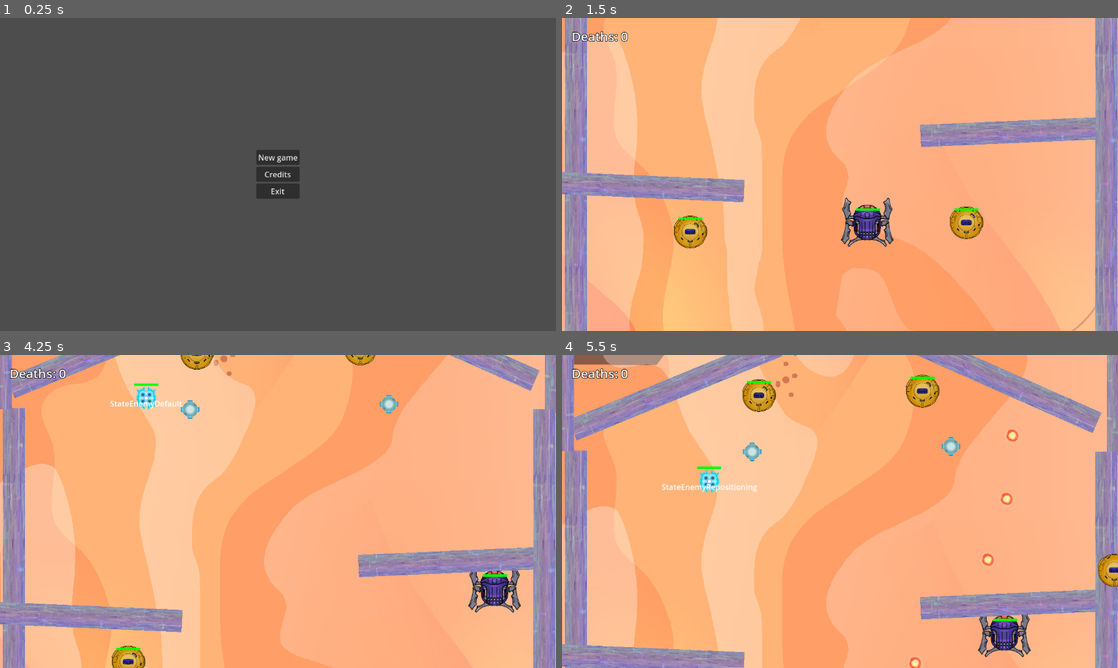
Above: before the commit, frames 1-4 (two rows, left to right).
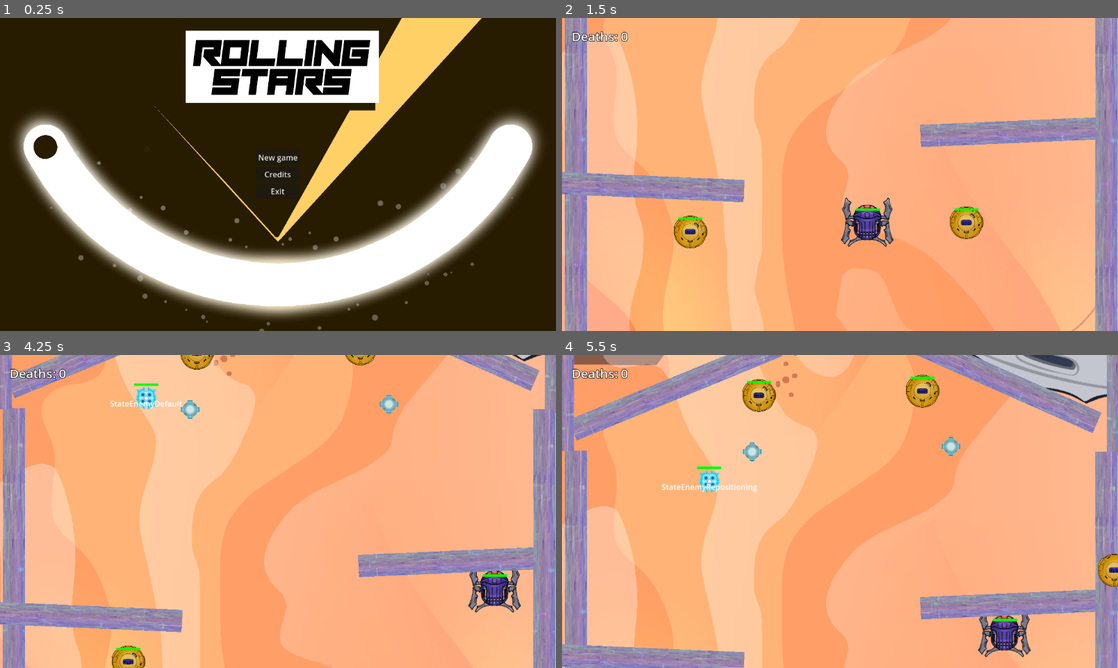
Above: after the commit, the same moments.

Repository: Jagholin/bullethell_jam_entry
Game: Godot game, scene res://scenes/main.tscn
The game is run twice, just before and just after one commit, with the same random seed, the same clock (stepped at 60 frames per second) and the same inputs.
Inputs:
- Up to frame 1 (0.25 s): no input
- Up to frame 2 (1.5 s): click "New game" at 0.5 s; hold Right (right) from 1.28 s (still down); hold Space (fire) from 1.28 s (still down)
- Up to frame 3 (4.25 s): release Right (right) at 2.03 s; release Space (fire) at 2.03 s; hold S (down) 2.03-2.78 s; tap Space (fire) at 2.1, 3.6 s; hold Right (right) 2.78-3.53 s; hold Space (fire) 2.78-3.53 s; hold W (up) from 3.53 s (still down)
- Up to frame 4 (5.5 s): release W (up) at 4.28 s; hold Space (fire) 4.28-5.03 s; hold A (left) from 4.28 s (still down); tap Space (fire) at 5.1 s

The runs differ from the first frame. In frame 1, 99% of the frame differs, in the area x 0-100%, y 0-100%; in frame 2, nothing differs; in frame 3, less than 0.1%; in frame 4, 2.4%.

Commit message:
minor tweaks

Diff:
--- a/resources/bullet_patterns/enemy_pattern.tres
+++ b/resources/bullet_patterns/enemy_pattern.tres
@@ -4,7 +4,7 @@
 
 [resource]
 script = ExtResource("1_45vly")
-interval = 0.8
+interval = 1.6
 projectile_volleys = 6
 angle_between_volleys = 12.0
 angle_offset = 0.0
--- a/scenes/entities/drop_off.tscn
+++ b/scenes/entities/drop_off.tscn
@@ -1,12 +1,16 @@
-[gd_scene load_steps=3 format=3 uid="uid://biipykfptenav"]
+[gd_scene load_steps=4 format=3 uid="uid://biipykfptenav"]
 
 [ext_resource type="Texture2D" uid="uid://bhstcq6a5l1qc" path="res://assets/dropoffpng.png" id="1_s6uup"]
+[ext_resource type="Script" path="res://scripts/scenes/entities/drop_off.gd" id="1_ul2nl"]
 
 [sub_resource type="CircleShape2D" id="CircleShape2D_2hxyw"]
 radius = 410.026
 
 [node name="DropOff" type="Area2D"]
 position = Vector2(1095, -899)
+collision_layer = 33
+collision_mask = 37
+script = ExtResource("1_ul2nl")
 
 [node name="Dropoffpng" type="Sprite2D" parent="."]
 position = Vector2(-400, 4)
@@ -14,3 +18,5 @@
 
 [node name="CollisionShape2D" type="CollisionShape2D" parent="."]
 shape = SubResource("CircleShape2D_2hxyw")
+
+[connection signal="body_entered" from="." to="." method="_on_body_entered"]
--- a/scenes/entities/entity.tscn
+++ b/scenes/entities/entity.tscn
@@ -35,6 +35,7 @@
 
 [node name="MagnetArea" type="Area2D" parent="."]
 collision_layer = 0
+collision_mask = 33
 input_pickable = false
 monitorable = false
 
--- a/scenes/entities/miniboss.tscn
+++ b/scenes/entities/miniboss.tscn
@@ -114,8 +114,8 @@
 active = false
 
 [node name="Damageable" parent="." instance=ExtResource("9_lqmsv")]
-health = 1000
-max_health = 1000
+health = 100
+max_health = 200
 immune = true
 
 [node name="PathPositionProviderComponent" type="Node2D" parent="."]
--- a/scenes/entities/miniboss3.tscn
+++ b/scenes/entities/miniboss3.tscn
@@ -61,9 +61,9 @@
 
 [sub_resource type="Resource" id="Resource_tuw0d"]
 script = ExtResource("7_psqjl")
-interval = 0.02
+interval = 0.2
 projectile_volleys = 3
-angle_between_volleys = 45.0
+angle_between_volleys = 15.0
 angle_offset = 0.0
 projectile_volley_offset = Vector2(0, 0)
 volley_rotation_speed = 0.0
@@ -130,12 +130,12 @@
 
 [sub_resource type="Resource" id="Resource_3m3ub"]
 script = ExtResource("7_psqjl")
-interval = 0.02
-projectile_volleys = 3
+interval = 0.1
+projectile_volleys = 2
 angle_between_volleys = 180.0
 angle_offset = 0.0
 projectile_volley_offset = Vector2(0, 0)
-volley_rotation_speed = 180.0
+volley_rotation_speed = -180.0
 initial_velocity = 5.0
 initial_direction = Vector2(0, 1)
 shoot_at_player_tendency = 0.0
@@ -174,8 +174,8 @@
 active = false
 
 [node name="Damageable" parent="." instance=ExtResource("11_5bthj")]
-health = 1000
-max_health = 1000
+health = 100
+max_health = 100
 immune = true
 
 [node name="Explosive" parent="." instance=ExtResource("12_cxchx")]
@@ -219,8 +219,8 @@
 
 [node name="Damageable" parent="Left" instance=ExtResource("11_5bthj")]
 position = Vector2(-131, -43)
-health = 1000
-max_health = 1000
+health = 50
+max_health = 50
 immune = true
 
 [node name="Explosive" parent="Left" instance=ExtResource("12_cxchx")]
@@ -254,8 +254,8 @@
 
 [node name="Damageable" parent="Right" instance=ExtResource("11_5bthj")]
 position = Vector2(128, -40)
-health = 1000
-max_health = 1000
+health = 50
+max_health = 50
 immune = true
 
 [node name="Explosive" parent="Right" instance=ExtResource("12_cxchx")]
--- a/scenes/entities/player.tscn
+++ b/scenes/entities/player.tscn
@@ -11,6 +11,8 @@
 [ext_resource type="Script" path="res://scripts/resources/projectile_spawner_config_resource.gd" id="7_x1gtd"]
 [ext_resource type="Script" path="res://scripts/scenes/entities/graze.gd" id="8_mkhwp"]
 [ext_resource type="Script" path="res://scripts/scenes/components/graze.gd" id="9_8n26u"]
+[ext_resource type="PackedScene" uid="uid://bxokwtkwvxa7e" path="res://scenes/entity_components/explosive.tscn" id="10_pm55l"]
+[ext_resource type="PackedScene" uid="uid://btpugkdb074eb" path="res://scenes/entities/explosion_entity.tscn" id="11_gp3hh"]
 
 [sub_resource type="CapsuleShape2D" id="CapsuleShape2D_35rgc"]
 radius = 28.0
@@ -49,6 +51,9 @@
 [node name="Collector" type="Node2D" parent="."]
 script = ExtResource("7_beqe7")
 
+[node name="Explosive" parent="." instance=ExtResource("10_pm55l")]
+explosion = ExtResource("11_gp3hh")
+
 [node name="Graze" type="Area2D" parent="."]
 script = ExtResource("8_mkhwp")
 
--- a/scenes/first_level.tscn
+++ b/scenes/first_level.tscn
@@ -6,16 +6,13 @@
 [ext_resource type="Texture2D" uid="uid://bgte4481dpqxa" path="res://assets/bgscroll_cloud_overlay.png" id="4_6hkny"]
 [ext_resource type="PackedScene" uid="uid://bif23f7t4jd2r" path="res://scenes/entities/obstacle.tscn" id="4_fd3ku"]
 [ext_resource type="PackedScene" uid="uid://dlxr1gqtibtkl" path="res://scenes/entities/enemy.tscn" id="5_fmqpc"]
-[ext_resource type="Texture2D" uid="uid://bhstcq6a5l1qc" path="res://assets/dropoffpng.png" id="5_i5738"]
 [ext_resource type="PackedScene" uid="uid://cmu8rrxt1o31b" path="res://scenes/entities/entity.tscn" id="6_3cpqc"]
 [ext_resource type="PackedScene" uid="uid://ull2sauw6bxf" path="res://scenes/entities/miniboss.tscn" id="7_dfl0w"]
 [ext_resource type="PackedScene" uid="uid://diirwpa37n2u7" path="res://scenes/entities/power_up.tscn" id="8_sggkn"]
 [ext_resource type="Script" path="res://scripts/resources/item_settings_resource.gd" id="9_dd6pp"]
 [ext_resource type="PackedScene" uid="uid://do7ihjf0x2she" path="res://scenes/entities/miniboss3.tscn" id="12_maspx"]
 [ext_resource type="PackedScene" uid="uid://2r8g7fkk3vo8" path="res://scenes/entities/miniboss2.tscn" id="12_yavi5"]
-
-[sub_resource type="CircleShape2D" id="CircleShape2D_2hxyw"]
-radius = 410.026
+[ext_resource type="PackedScene" uid="uid://biipykfptenav" path="res://scenes/entities/drop_off.tscn" id="13_i5l0j"]
 
 [sub_resource type="Resource" id="Resource_a2yh3"]
 script = ExtResource("9_dd6pp")
@@ -71,16 +68,8 @@
 texture = ExtResource("4_6hkny")
 centered = false
 
-[node name="DropOff" type="Area2D" parent="."]
-position = Vector2(1095, -899)
-collision_layer = 33
-
-[node name="Dropoffpng" type="Sprite2D" parent="DropOff"]
-position = Vector2(-400, 4)
-texture = ExtResource("5_i5738")
-
-[node name="CollisionShape2D" type="CollisionShape2D" parent="DropOff"]
-shape = SubResource("CircleShape2D_2hxyw")
+[node name="DropOff" parent="." instance=ExtResource("13_i5l0j")]
+position = Vector2(1095, -653)
 
 [node name="Player" parent="." node_paths=PackedStringArray("projectile_parent") instance=ExtResource("2_aeknb")]
 position = Vector2(500, 500)
@@ -133,6 +122,14 @@
 position = Vector2(4, -2440)
 scale = Vector2(1, 20)
 
+[node name="Obstacle13" parent="." instance=ExtResource("4_fd3ku")]
+position = Vector2(1143, -3338)
+scale = Vector2(1, 20)
+
+[node name="Obstacle14" parent="." instance=ExtResource("4_fd3ku")]
+position = Vector2(4, -3358)
+scale = Vector2(1, 20)
+
 [node name="Obstacle4" parent="." instance=ExtResource("4_fd3ku")]
 position = Vector2(1152, -599)
 scale = Vector2(1, 20)
--- a/scenes/main.tscn
+++ b/scenes/main.tscn
@@ -1,8 +1,9 @@
-[gd_scene load_steps=4 format=3 uid="uid://ddkyw7yf08s7b"]
+[gd_scene load_steps=5 format=3 uid="uid://ddkyw7yf08s7b"]
 
 [ext_resource type="Script" path="res://scripts/scenes/main.gd" id="1_wi2rb"]
 [ext_resource type="PackedScene" uid="uid://caslk1qmsij8" path="res://scenes/first_level.tscn" id="2_ppk7r"]
 [ext_resource type="LabelSettings" uid="uid://bh8hnu4drxufn" path="res://resources/label_settings/fps_label.tres" id="3_nkufm"]
+[ext_resource type="Texture2D" uid="uid://dv1doj3vcevjo" path="res://assets/menu.png" id="4_am37m"]
 
 [node name="Node2D" type="Node2D"]
 script = ExtResource("1_wi2rb")
@@ -10,6 +11,11 @@
 
 [node name="MainMenuLayer" type="CanvasLayer" parent="."]
 visible = false
+
+[node name="MenuBG" type="Sprite2D" parent="MainMenuLayer"]
+scale = Vector2(0.6, 0.6)
+texture = ExtResource("4_am37m")
+centered = false
 
 [node name="CenterContainer" type="CenterContainer" parent="MainMenuLayer"]
 anchors_preset = 15
@@ -37,6 +43,13 @@
 process_mode = 3
 layer = 5
 visible = false
+
+[node name="MenuBG" type="Sprite2D" parent="PauseMenuLayer"]
+visible = false
+modulate = Color(1, 1, 1, 0.501961)
+scale = Vector2(0.6, 0.6)
+texture = ExtResource("4_am37m")
+centered = false
 
 [node name="CenterContainer" type="CenterContainer" parent="PauseMenuLayer"]
 anchors_preset = 15
--- a/scripts/components/blocker_component.gd
+++ b/scripts/components/blocker_component.gd
@@ -7,9 +7,3 @@
 
 func get_component_name() -> StringName:
 	return COMPONENT_NAME
-
-func explode():
-	if explosion!=null:
-		var new_explosion := explosion.instantiate()
-		new_explosion.global_position = target.global_position
-		target.get_parent().add_child(new_explosion)
--- /dev/null
+++ b/scripts/scenes/entities/drop_off.gd
@@ -0,0 +1,9 @@
+extends Area2D
+class_name DropOffArea
+
+
+func _on_body_entered(body):
+	if body is Entity:
+		print("npc collided with dropoff", body)
+		body.attached_to_player = false
+		body.apply_impulse(Vector2.RIGHT * 100)
--- a/scripts/scenes/entities/player.gd
+++ b/scripts/scenes/entities/player.gd
@@ -96,6 +96,9 @@
 	attached_npcs.push_back(npc)
 
 func destroy():
+	if ExplosiveComponent.COMPONENT_NAME in components:
+		components[ExplosiveComponent.COMPONENT_NAME].explode()
+
 	Global.increment_death_counter()
 	user_controlled = false
 	spawner.active = false
@@ -105,15 +108,23 @@
 	collision_layer = 0
 	hide()
 	# "respawn" in the middle of the screen
+	var respawn_time: float = 0.8
 
 	damage_component.health = damage_component.max_health
 	damage_component.immune = true
 	velocity = Vector2.ZERO
 	var camera := current_level.camera
 	global_position = camera.get_screen_center_position()
-	await get_tree().create_timer(0.8).timeout
+	global_position.y += get_viewport_rect().size.y / 2
+	show()
+	modulate = Color(0,0,0,0)
+	var tween = create_tween()
+	tween.tween_property(self, "global_position", camera.get_screen_center_position(), respawn_time)
+	tween.tween_property(self, "modulate", Color(1,1,1,1), respawn_time)
+	tween.play()
+	await get_tree().create_timer(respawn_time).timeout
 
-	show()
+
 	user_controlled = true
 	collision_mask = collisionMask
 	collision_layer = collisionLayers
--- a/scripts/states/state_boss_randomize.gd
+++ b/scripts/states/state_boss_randomize.gd
@@ -6,10 +6,11 @@
 	super.process_frame(delta)
 
 	var sample = randf()
-	if sample < 0.33:
-		#return "StateBossMirror"
+	if sample < 0.3:
+		return "StateBossMirror"
+	elif sample < 0.6:
 		return "StateFiring"
-	elif sample < 0.66:
+	elif sample < 0.9:
 		return "StateBossHoming"
 	else:
 		return "StateBossHealing"
Binary file added: assets/menu.png
Not shown, added: assets/menu.png.import
Binary file added: assets/menu_ui.png
Not shown, added: assets/menu_ui.png.import
Not shown: 1 places in scenes/entities/player.tscn that only renumber resources
Not shown: 1 places in scenes/first_level.tscn that only renumber resources
